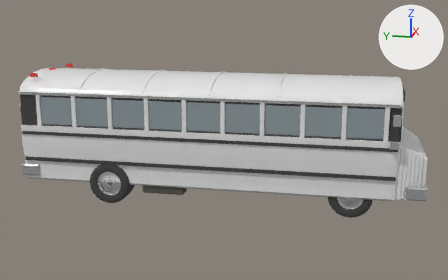
Two versions of the Blender file scripts/blender/world-studio/source/hero-bus.blend, one commit apart.
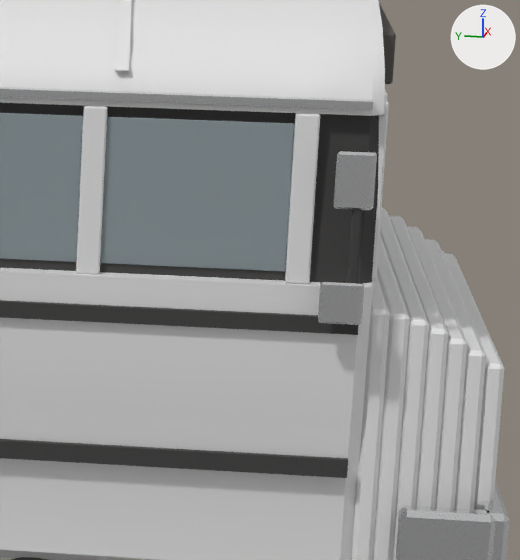
Old and new are each drawn whole from a 50 mm lens placed at (-15.27, -3.07, 5.28), pointed at (-0.03, -0.02, 1.47) and again close up on the part from 73% to 96% of the width and 30% to 71% of the height. Lighting does not change. The marker at upper right points along +X, +Y and +Z. The older version's two pictures come first.

The first close-up shows 'HeroBus'.
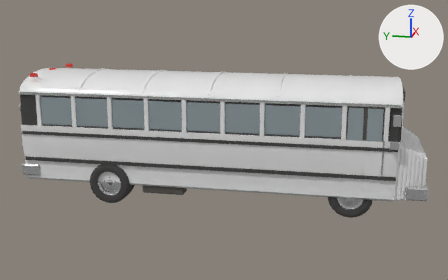
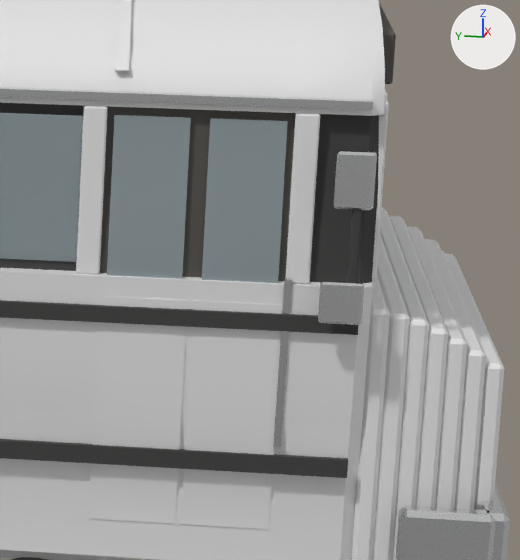
Commit message: Model the bus kerb-side entry door on the body's own flank profile

Changed parts and their boxes (x1, y1, x2, y2) in the close-ups (520 x 560 px):
part 1 of me_herobus, added: after (181, 301, 283, 529)
part 2 of me_herobus, added: after (88, 296, 188, 524)
part 3 of me_herobus, added: after (100, 106, 296, 281)
part 4 of me_herobus, added: after (202, 118, 288, 283)
part 5 of me_herobus, added: after (107, 115, 191, 279)
part 6 of me_herobus, built on: before (100, 117, 295, 271); after (273, 278, 292, 447)

Edits to the bpy script that builds the scene:
```text
Change me_herobus:
    used by ob_herobus; location = (0.0, 0.0, 0.0)
    remove me_herobus.from_pydata(...)  # 11360 vertices, 11726 faces; spans x -1.49..1.49, y -4.97..5.0, z 0.0..3.2
    add me_herobus.from_pydata(...)  # 11628 vertices, 11980 faces; spans x -1.49..1.49, y -4.97..5.0, z 0.0..3.2
    me_herobus part 1: a new loose piece of 68 vertices spanning x -1.35..-1.23, y -3.91..-3.52, z 0.74..1.83, in mat_bus_paint_yellow (its picture is missing)
    me_herobus part 2: a new loose piece of 68 vertices spanning x -1.35..-1.23, y -3.49..-3.1, z 0.74..1.83, in mat_bus_paint_yellow (its picture is missing)
    me_herobus part 3: a new loose piece of 36 vertices spanning x -1.31..-1.18, y -3.93..-3.08, z 0.72..2.7, in mat_bus_interior (dark grey #534f4b)
    me_herobus part 4: a new loose piece of 36 vertices spanning x -1.34..-1.29, y -3.88..-3.55, z 1.86..2.66, in mat_bus_glass (grey #a4b2b7)
    me_herobus part 5: a new loose piece of 36 vertices spanning x -1.34..-1.29, y -3.46..-3.12, z 1.86..2.66, in mat_bus_glass (grey #a4b2b7)
    me_herobus part 6
    24 vertices are removed from x -1.31..-1.3, y -3.92..-3.09, z 1.98..2.65
    26 faces are deleted
    12 vertices are added at x -1.36..-1.28, y -3.94..-3.91, z 1.15..1.95
    10 new faces join them, mat_bus_chrome (white #e9e9eb)
    other edits to the shape of me_herobus do not show in these pictures
```
